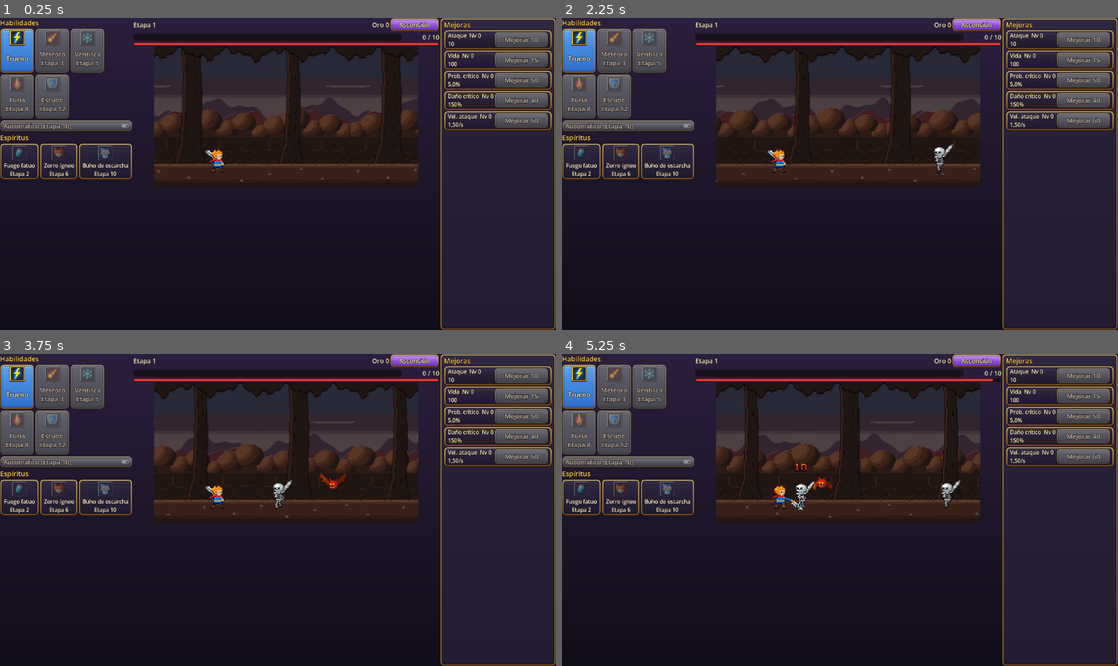
Above: before the commit, frames 1-4 (two rows, left to right).
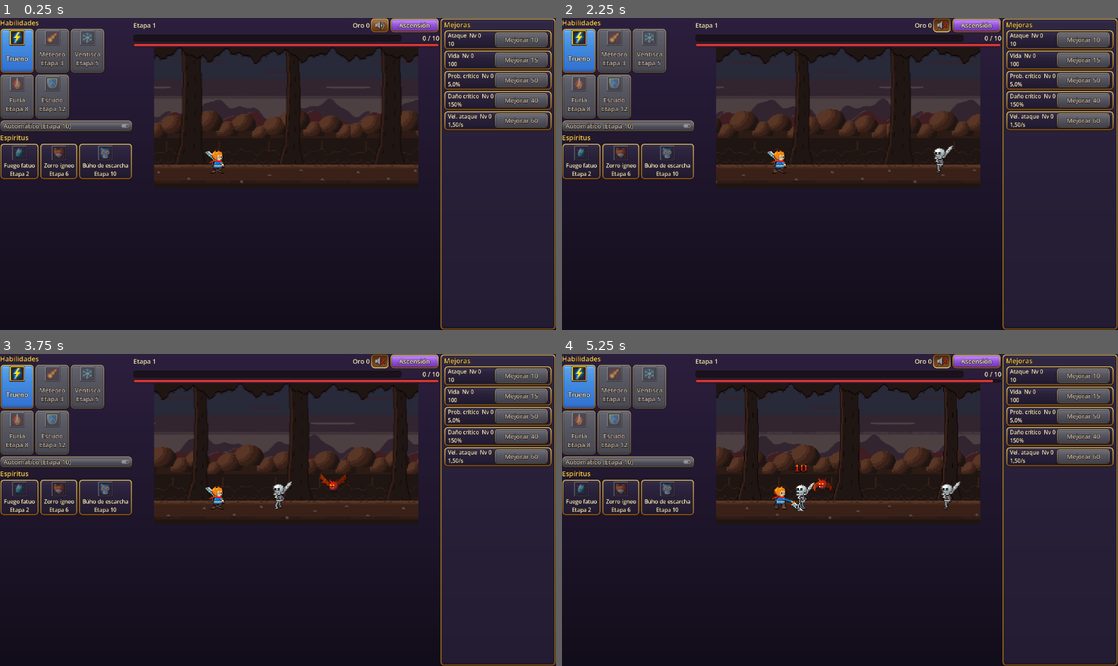
Above: after the commit, the same moments.

Repository: kevelscy/kevelscy-slayer-game
Game: Godot game, scene res://main/main.tscn
Two runs of this game, one before a commit and one after it. Both use one fixed random seed, a clock stepped at 60 frames per second and the inputs below.
Inputs (mouse positions are in pixels of both pictures, inside the frame that each line leads up to):
- Up to frame 1 (0.25 s): no input
- Up to frame 2 (2.25 s): click (940, 24) at 0.52 s; click "Ascensión" at 1.25 s; click "Cerrar" at 2 s
- Up to frame 3 (3.75 s): click "Ascensión" at 2.75 s; click "Cerrar" at 3.5 s
- Up to frame 4 (5.25 s): click "Ascensión" at 4.25 s; click "Cerrar" at 5 s

The runs differ from the first frame. In frame 1, 2.0% of the frame differs, in the area x 24-79%, y 0-54%; in frame 2, 2.1%; in frame 3, 2.2%; in frame 4, 2.5%.

Commit message:
feat(hud): add a speaker button that mutes the sound effects

Diff:
--- a/client/main/main.gd
+++ b/client/main/main.gd
@@ -70,6 +70,8 @@
 	add_child(sfx_director)
 	sfx_director.bind(sfx, session, battle_world, tab_bar)
 	hud.bind(session, battle_world.hero)
+	hud.show_sfx_muted(GameState.settings.sfx_muted)
+	hud.sfx_muted_toggled.connect(GameState.set_sfx_muted)
 	upgrade_panel.bind(session)
 	ability_panel.bind(session)
 	spirit_panel.bind(session)
--- /dev/null
+++ b/client/tests/unit/main/test_sfx_mute_button.gd
@@ -0,0 +1,62 @@
+extends GutTest
+## The HUD speaker button mutes and unmutes the sound effects and keeps the choice.
+
+const MAIN: PackedScene = preload("res://main/main.tscn")
+
+var main: Main
+
+
+func _start_main() -> void:
+	main = MAIN.instantiate()
+	add_child_autofree(main)
+
+
+func after_each() -> void:
+	GameState.set_sfx_muted(false)
+
+
+func _saved_mute() -> bool:
+	var reloaded: SettingsStore = SettingsStore.new(GameState.settings.path)
+	reloaded.load_settings()
+	return reloaded.sfx_muted
+
+
+func test_the_button_starts_showing_sound_on() -> void:
+	_start_main()
+	var button: Button = main.hud.sound_button
+	assert_true(button.toggle_mode)
+	assert_false(button.button_pressed)
+	assert_eq(button.icon.get_size(), Vector2(48.0, 48.0), "24 px art drawn at 2x")
+	assert_eq(button.tooltip_text, "Silenciar efectos")
+	assert_eq(button.focus_mode, Control.FOCUS_NONE)
+
+
+func test_a_tap_mutes_the_effects_and_keeps_the_choice() -> void:
+	_start_main()
+	var button: Button = main.hud.sound_button
+	var on_icon: Texture2D = button.icon
+	button.button_pressed = true
+	assert_true(SfxPlayer.is_muted(), "the SFX bus is muted")
+	assert_true(GameState.settings.sfx_muted)
+	assert_true(_saved_mute(), "the mute is saved")
+	assert_ne(button.icon, on_icon, "the icon shows sound off")
+	assert_eq(button.tooltip_text, "Activar efectos")
+
+
+func test_a_second_tap_unmutes_the_effects() -> void:
+	_start_main()
+	var button: Button = main.hud.sound_button
+	button.button_pressed = true
+	button.button_pressed = false
+	assert_false(SfxPlayer.is_muted())
+	assert_false(_saved_mute())
+	assert_eq(button.tooltip_text, "Silenciar efectos")
+
+
+func test_a_saved_mute_shows_on_the_button_at_start() -> void:
+	GameState.set_sfx_muted(true)
+	_start_main()
+	var button: Button = main.hud.sound_button
+	assert_true(button.button_pressed)
+	assert_eq(button.tooltip_text, "Activar efectos")
+	assert_true(SfxPlayer.is_muted(), "starting does not unmute")
--- a/client/ui/hud/hud.gd
+++ b/client/ui/hud/hud.gd
@@ -3,7 +3,11 @@
 ## Stage, gold, kill/boss progress and hero health. Refreshed at 10 Hz instead of
 ## every frame to keep string formatting cheap on mobile.
 
+signal sfx_muted_toggled(muted: bool)
+
 const REFRESH_SECONDS: float = 0.1
+const SOUND_ON_ICON: String = "res://art/icons/sound_on.png"
+const SOUND_OFF_ICON: String = "res://art/icons/sound_off.png"
 
 var _session: GameSession
 var _hero: Hero
@@ -12,15 +16,39 @@
 @onready var stage_label: Label = $TopRow/StageLabel
 @onready var gold_label: Label = $TopRow/GoldLabel
 @onready var ascension_button: Button = $TopRow/AscensionButton
+@onready var sound_button: Button = $TopRow/SoundButton
 @onready var progress_bar: ProgressBar = $ProgressRow/ProgressBar
 @onready var progress_label: Label = $ProgressRow/ProgressLabel
 @onready var hero_health_bar: ProgressBar = $HeroHealth
+
+
+func _ready() -> void:
+	sound_button.toggled.connect(_on_sound_toggled)
+	_refresh_sound_button()
 
 
 func bind(session: GameSession, hero: Hero) -> void:
 	_session = session
 	_hero = hero
 	_refresh()
+
+
+## Shows the sound effects state without emitting sfx_muted_toggled.
+func show_sfx_muted(muted: bool) -> void:
+	sound_button.set_pressed_no_signal(muted)
+	_refresh_sound_button()
+
+
+func _on_sound_toggled(muted: bool) -> void:
+	_refresh_sound_button()
+	sfx_muted_toggled.emit(muted)
+
+
+## The pressed button means muted: speaker with a cross; else speaker with waves.
+func _refresh_sound_button() -> void:
+	var muted: bool = sound_button.button_pressed
+	sound_button.icon = BottomTabBar.icon_texture(SOUND_OFF_ICON if muted else SOUND_ON_ICON)
+	sound_button.tooltip_text = "Activar efectos" if muted else "Silenciar efectos"
 
 
 func _process(delta: float) -> void:
--- a/client/ui/hud/hud.tscn
+++ b/client/ui/hud/hud.tscn
@@ -18,6 +18,13 @@
 size_flags_horizontal = 3
 text = "Oro 0"
 horizontal_alignment = 2
+
+[node name="SoundButton" type="Button" parent="TopRow"]
+custom_minimum_size = Vector2(64, 56)
+layout_mode = 2
+focus_mode = 0
+toggle_mode = true
+icon_alignment = 1
 
 [node name="AscensionButton" type="Button" parent="TopRow"]
 custom_minimum_size = Vector2(200, 56)
Not shown, added: client/systems/persistence/settings_store.gd.uid
Not shown, added: client/tests/unit/main/test_sfx_mute_button.gd.uid
Not shown, changed: README.md
Not shown, changed: client/art/STYLE.md
Not shown, changed: client/assets/ASSETS.md
